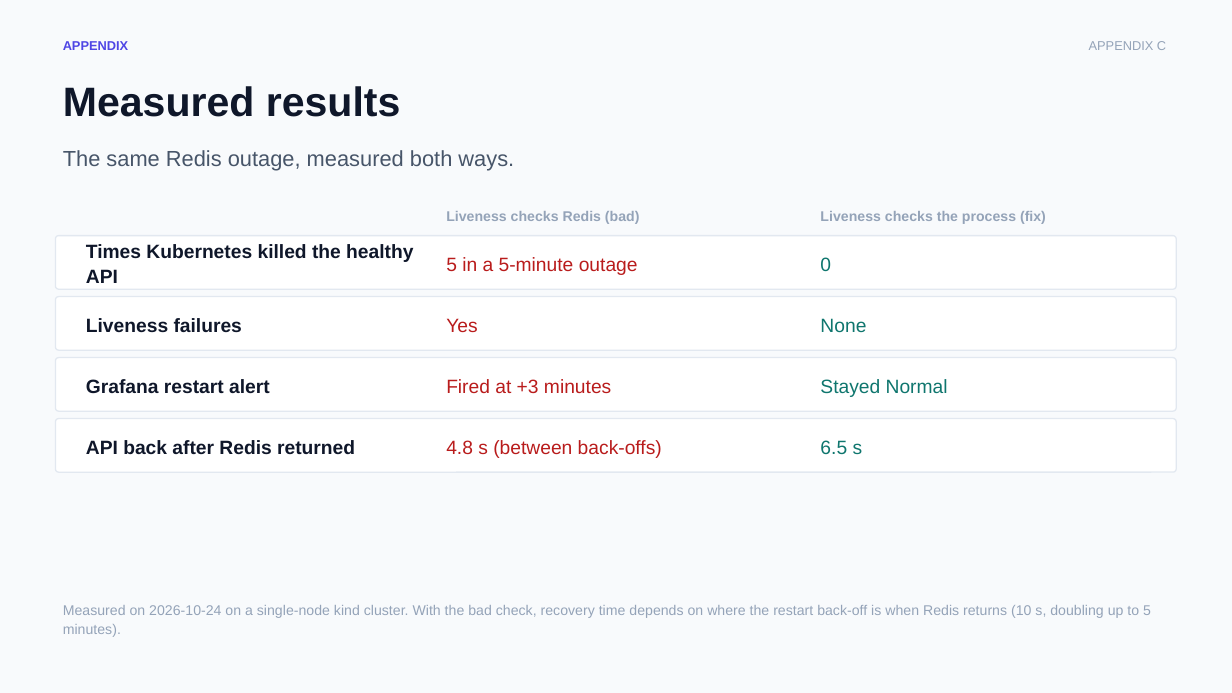
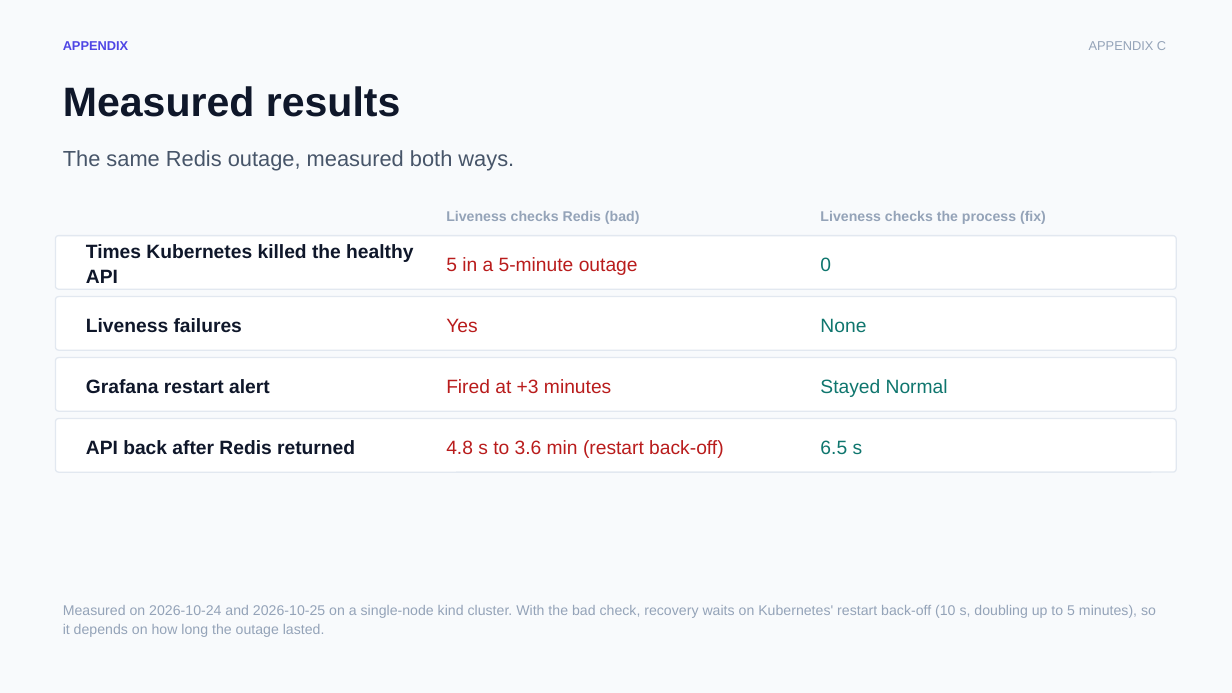
Before and after one commit to chizeni24/komodor-production-lab, a slide deck: slide 17 of docs/presentation/KAOP_Customer_Pitch.pptx (slide 16 before the commit). Drawn at 1232x693 pixels with LibreOffice and Linux fonts; fonts in the diff are those of the drawing. Boxes give left, top, right and bottom in pixels: in the first picture for what was removed or moved away, otherwise in the second. Text is boxed around its words. In the diff, an @@ line names an element or a change of style, - is before the commit and + after.

```diff
--- a/docs/presentation/KAOP_Customer_Pitch.pptx
+++ b/docs/presentation/KAOP_Customer_Pitch.pptx
@@ text at (446, 440, 723, 458): text changed @@
-4.8 s (between back-offs)
+4.8 s to 3.6 min (restart back-off)
@@ text at (63, 605, 1156, 637): text changed @@
-Measured on 2026-10-24 on a single-node kind cluster. With the bad check, recovery time depends on where the restart back-off is when Redis returns (10 s, doubling up to 5 minutes).
+Measured on 2026-10-24 and 2026-10-25 on a single-node kind cluster. With the bad check, recovery waits on Kubernetes' restart back-off (10 s, doubling up to 5 minutes), so it depends on how long the outage lasted.
```
Also in this commit, not shown: 12 other slides changed, 1 slide added, 5 other files.
